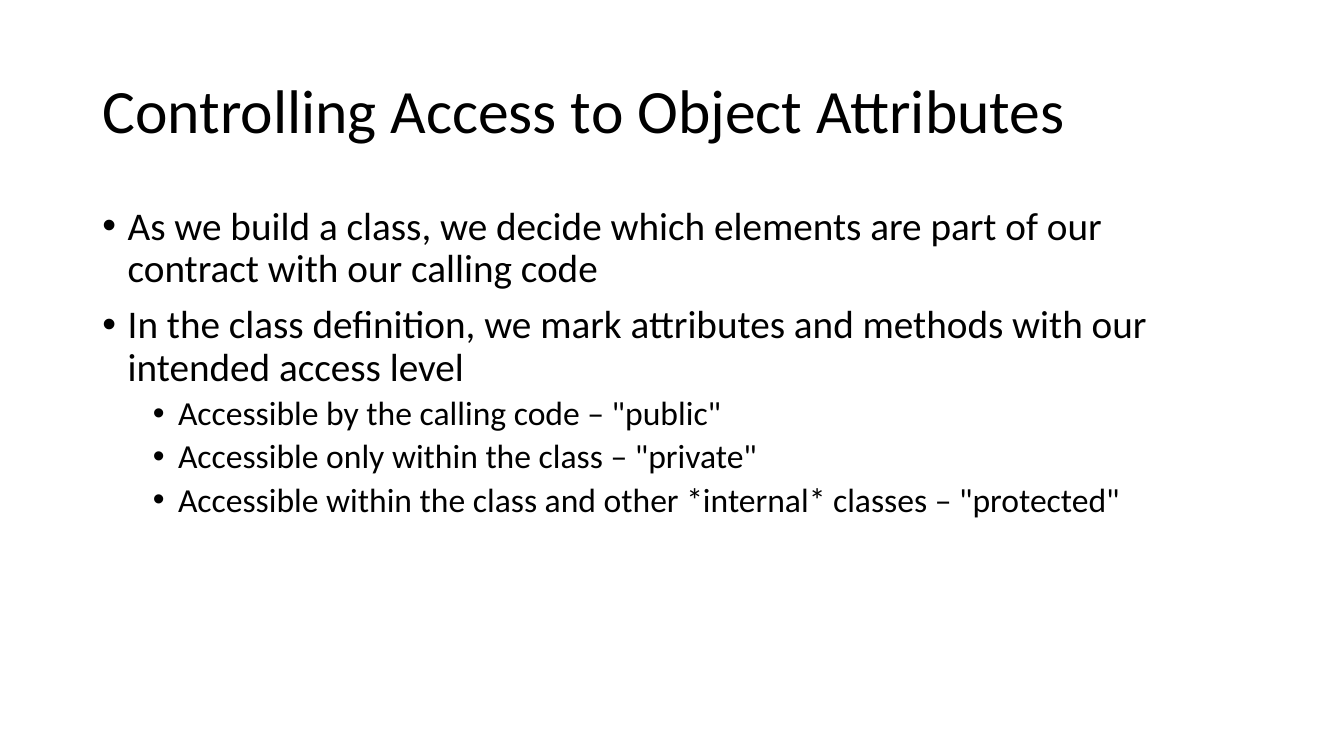
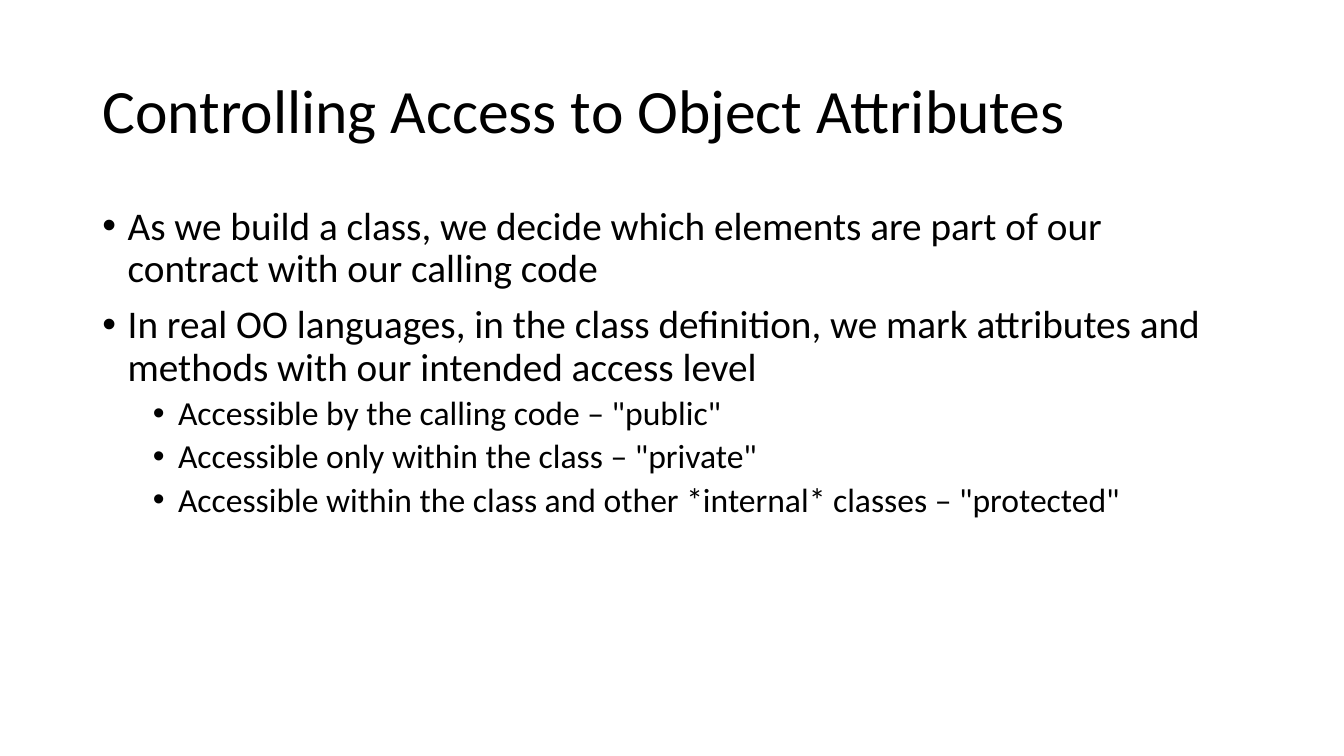
Before and after one commit to csev/cc4e, a slide deck: slide 9 of lectures/CC-04-Maps.pptx. Drawn at 1344x756 pixels with LibreOffice and Linux fonts; fonts in the diff are those of the drawing. Boxes give left, top, right and bottom in pixels: in the first picture for what was removed or moved away, otherwise in the second. Text is boxed around its words. In the diff, an @@ line names an element or a change of style, - is before the commit and + after.

```diff
--- a/lectures/CC-04-Maps.pptx
+++ b/lectures/CC-04-Maps.pptx
@@ text at bbox=[128, 310, 1200, 382]: text changed @@
-• In the class definition, we mark attributes and methods with our intended access level
+• In real OO languages, in the class definition, we mark attributes and methods with our intended access level
```
Also in this commit, not shown: 17 other slides changed, 1 slide removed.
